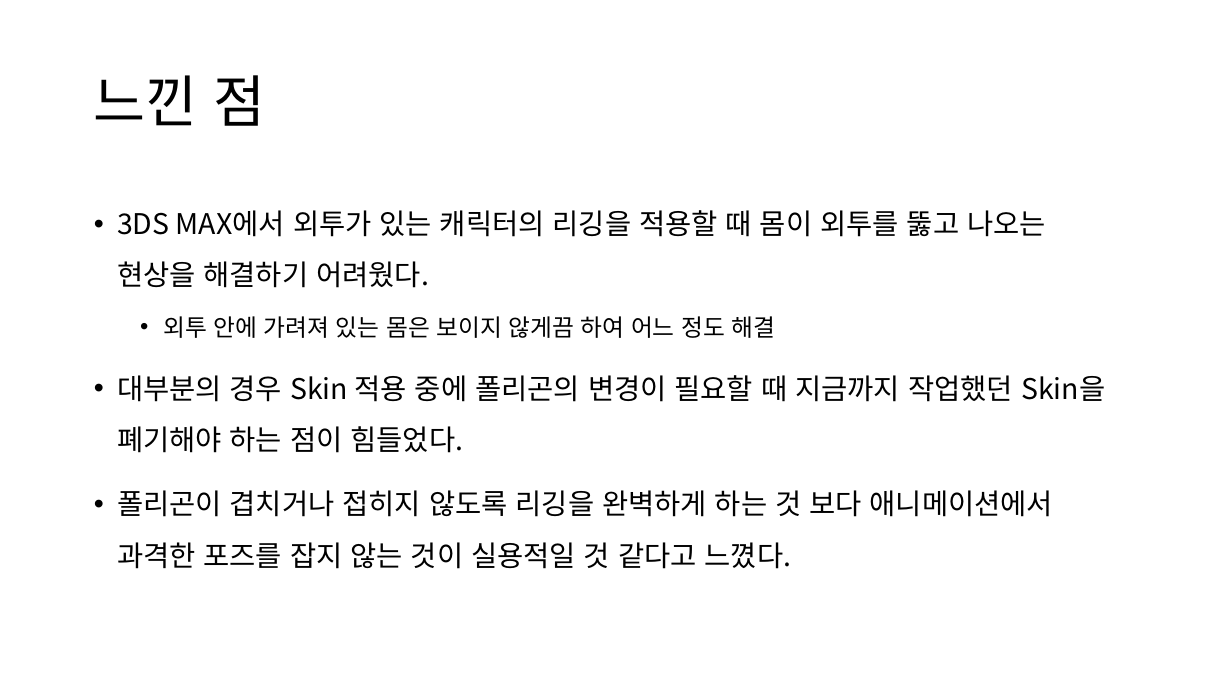
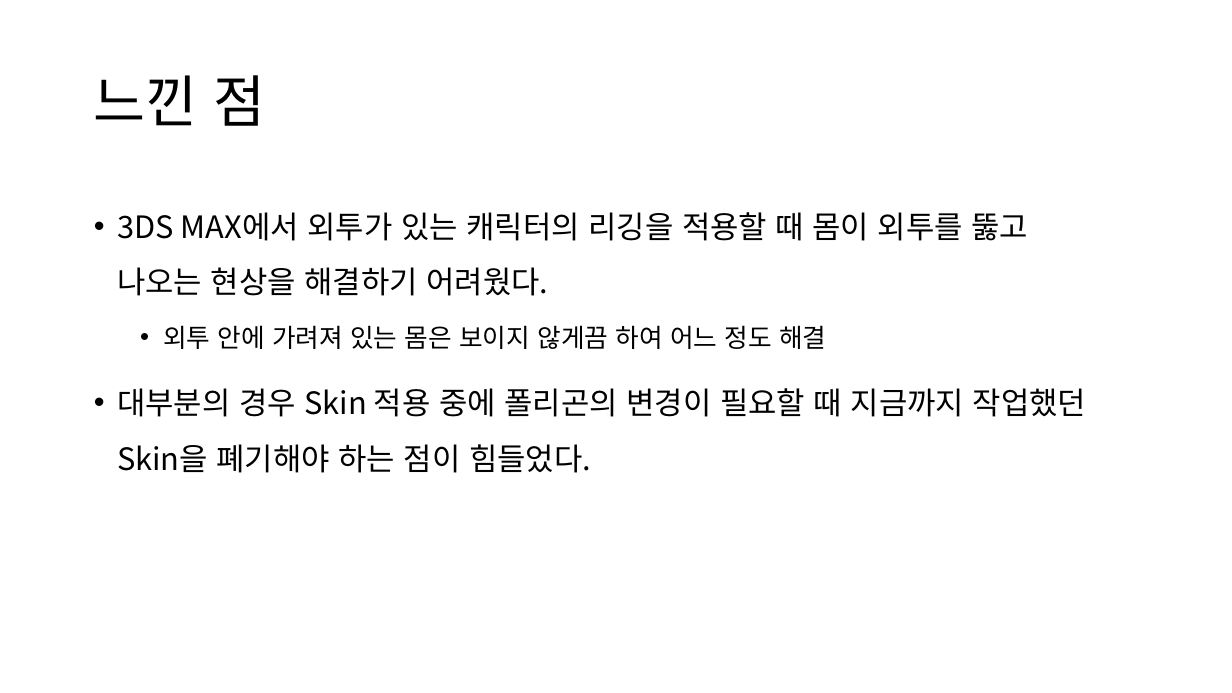
Before and after one commit to Yupdown/Animation-Soaring-Exit, a slide deck: slide 6 of 2024 3D애니메이션2 기말 프로젝트 3주차 보고.pptx. Drawn at 1232x693 pixels with LibreOffice and Linux fonts; fonts in the diff are those of the drawing. Boxes give left, top, right and bottom in pixels: in the first picture for what was removed or moved away, otherwise in the second. Text is boxed around its words. In the diff, an @@ line names an element or a change of style, - is before the commit and + after.

Commit message:
Update presentation source

```diff
--- a/2024 3D애니메이션2 기말 프로젝트 3주차 보고.pptx
+++ b/2024 3D애니메이션2 기말 프로젝트 3주차 보고.pptx
@@ text "3DS MAX에서 외투가 있는 캐릭터의 ..." at [117, 212, 1086, 473]: size 22.2 to 24 pt in "3DS MAX에서 외투가 있는 캐릭터의 리깅을 적용할 ...", "대부분의 경우 Skin 적용 중에 폴리곤의 변경이 ..."; size 18.5 to 20 pt in "외투 안에 가려져 있는 몸은 보이지 않게끔 ..." @@
@@ text at [117, 490, 1053, 569]: paragraph removed @@
-• 폴리곤이 겹치거나 접히지 않도록 리깅을 완벽하게 하는 것 보다 애니메이션에서 과격한 포즈를 잡지 않는 것이 실용적일 것 같다고 느꼈다.
```
Also in this commit, not shown: 1 other file.
